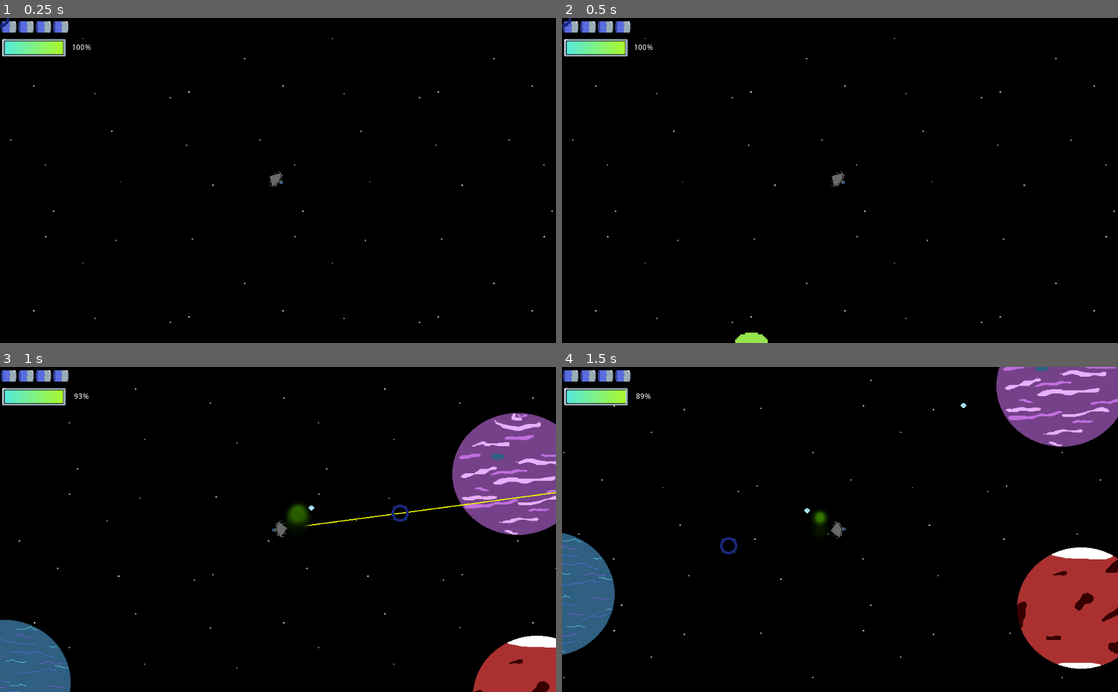
Above: before the commit, frames 1-4 (two rows, left to right).
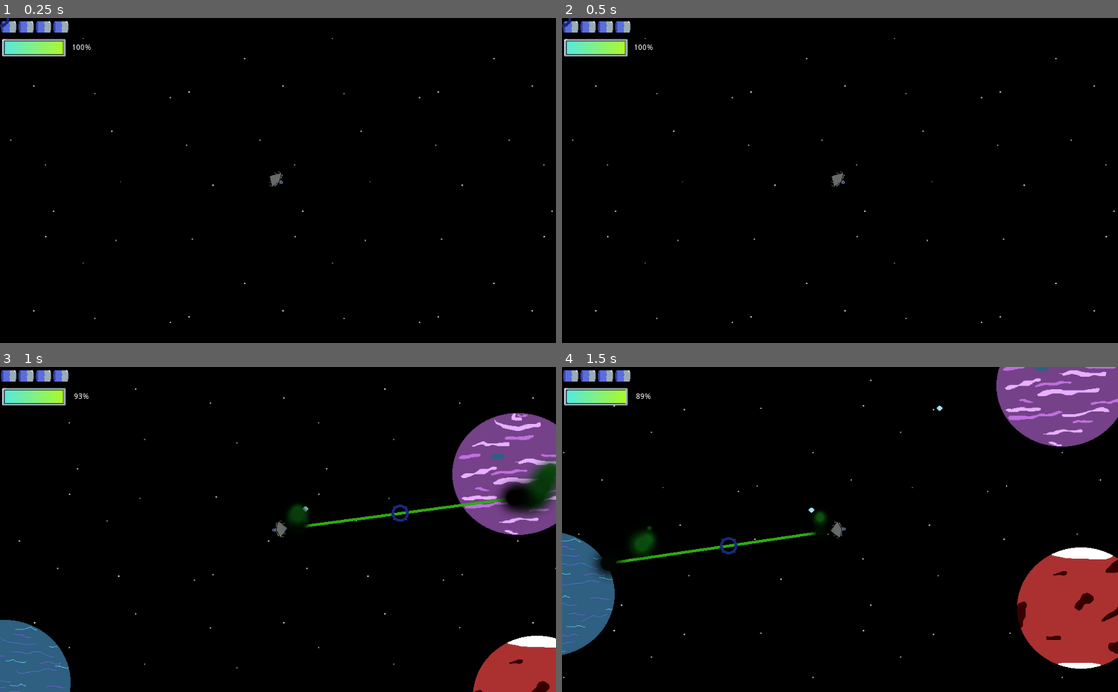
Above: after the commit, the same moments.

Repository: RafaelCaso/godotSandbox
Game: Godot game, scene res://World/World.tscn
Same seed, same stepped clock (60 frames per second), same inputs: the game is played once before the commit and once after it.
Inputs (mouse positions are in pixels of both pictures, inside the frame that each line leads up to):
- Up to frame 1 (0.25 s): no input
- Up to frame 2 (0.5 s): no input
- Up to frame 3 (1 s): tap Enter (test_button) at 0.5 s; move the mouse to (400, 513) at 0.52 s; press the mouse at (400, 513) at 0.53 s; hold Right (ui_right) from 0.53 s (still down); right-click (400, 513) at 0.8 s
- Up to frame 4 (1.5 s): move the mouse to (728, 545) at 1.27 s; release Right (ui_right) at 1.28 s; release the mouse at (728, 545) at 1.28 s; hold S (strafe_down) from 1.28 s (still down); right-click (728, 545) at 1.35 s; click (728, 545) at 1.42 s

Frame 1 is identical in both runs. In frame 2, 0.2% of the frame differs, in the area x 31-37%, y 96-100%; in frame 3, 1.7%, in the area x 52-100%, y 28-50%; in frame 4, 0.9%.

Commit message:
add pickup-able items which append string to appropriate array in PlayerState. Logic to switch between String array entries and pass string into equip_weapon method, hardcoded for now. Need to refactor to iterate through numbers and check array indeces

Diff:
--- a/Enemies/EnemyAA.tscn
+++ b/Enemies/EnemyAA.tscn
@@ -24,7 +24,7 @@
 
 [node name="EnemyAA" type="KinematicBody2D" groups=["enemies"]]
 collision_layer = 8
-collision_mask = 3
+collision_mask = 19
 script = ExtResource( 3 )
 
 [node name="CollisionShape2D" type="CollisionShape2D" parent="."]
--- /dev/null
+++ b/ItemPickup.tscn
@@ -0,0 +1,9 @@
+[gd_scene format=2]
+
+[node name="ItemPickup" type="Node"]
+
+[node name="Sprite" type="Sprite" parent="."]
+
+[node name="Area2D" type="Area2D" parent="."]
+
+[node name="CollisionShape2D" type="CollisionShape2D" parent="Area2D"]
--- a/Missile.gd
+++ b/Missile.gd
@@ -1,6 +1,8 @@
 extends KinematicBody2D
 
-var speed = 400  # This is just an example speed value.
+onready var lifeSpan = $LifeSpan;
+
+var speed = 20000
 var direction = Vector2()
 
 # This function sets the direction of the missile based on the target.
@@ -8,4 +10,20 @@
 	direction = (target_pos - global_position).normalized()
 
 func _physics_process(delta):
-	move_and_slide(direction * speed)
+	move_and_slide(direction * speed * delta);
+
+
+
+
+func _on_HitBox_body_entered(body: Node) -> void:
+	queue_free();
+	body.queue_free();
+
+
+func _on_LifeSpan_timeout() -> void:
+	var Explosion = load("res://Effects/Explosion.tscn");
+	var explosion = Explosion.instance();
+	var world = get_tree().current_scene;
+	world.add_child(explosion);
+	explosion.global_position = global_position;
+	queue_free();
--- /dev/null
+++ b/MissilePickup.gd
@@ -0,0 +1,9 @@
+extends Node2D
+
+
+
+
+
+func _on_Area2D_area_entered(_area: Area2D) -> void:
+	PlayerState.weapons.append("laser_0001");
+	queue_free();
--- /dev/null
+++ b/MissilePickup.tscn
@@ -0,0 +1,23 @@
+[gd_scene load_steps=4 format=2]
+
+[ext_resource path="res://MissilePickup.gd" type="Script" id=2]
+[ext_resource path="res://0032MissilePickUp.png" type="Texture" id=3]
+
+[sub_resource type="CapsuleShape2D" id=1]
+radius = 20.0
+height = 44.0
+
+[node name="MissilePickup" type="Node2D"]
+script = ExtResource( 2 )
+
+[node name="Sprite" type="Sprite" parent="."]
+texture = ExtResource( 3 )
+
+[node name="Area2D" type="Area2D" parent="."]
+
+[node name="CollisionShape2D" type="CollisionShape2D" parent="Area2D"]
+position = Vector2( 0, 5 )
+rotation = 1.5708
+shape = SubResource( 1 )
+
+[connection signal="area_entered" from="Area2D" to="." method="_on_Area2D_area_entered"]
--- a/Player/Player.gd
+++ b/Player/Player.gd
@@ -2,7 +2,8 @@
 
 signal change_scene(new_scene_path);
 
-#onready var LaserScene = preload("res://Weapons/TestLaser.tscn");
+var MissileScene = preload("res://UnguidedMissile.tscn")
+
 onready var baseShip = $Ship;
 onready var baseLaser = $Weapons/Lasers;
 onready var equippedLaser = null;
@@ -12,36 +13,40 @@
 onready var fusionReactorCore = $FusionReactorCore;
 onready var laserSpawnPoint = $LaserSpawnPoint;
 
-var MissileScene = preload("res://UnguidedMissile.tscn")
-
 var velocity = Vector2();
 
 func _ready() -> void:
 	PlayerStats.connect("no_health", self, "queue_free")
 	fusionReactorCore.connect("energy_changed", Hud, "_on_Player_energy_changed")
-#	laser = LaserScene.instance();
+
 	playerShip = baseShip;
 
 	playerShip.configure_ship(PlayerState.shipID);
 
 	playerSprite.texture = playerShip.sprite.texture;
 	playerSprite.global_position = global_position;
-#	add_child(laser);
+
 	equippedLaser = baseLaser;
 	equippedLaser.configure_laser(PlayerState.equippedLaserID);
 	equippedLaser.global_position = laserSpawnPoint.global_position;
 
 func _process(delta: float) -> void:
 	var mouse_pos = get_global_mouse_position();
-	var direction_to_mouse = (mouse_pos - global_position)
+	var direction_to_mouse = (mouse_pos - global_position);
 	equippedLaser.cast_to = equippedLaser.to_local(global_position + direction_to_mouse * equippedLaser.max_length);
 	equippedLaser.global_position = laserSpawnPoint.global_position;
 	rotation = direction_to_mouse.angle() + PI/2;
 
 	if Input.is_action_just_pressed("weapon1"):
-		equip_weapon("laser_0000");
+		if PlayerState.weapons.size() > 0:
+			equip_weapon(PlayerState.weapons[0])
+		else:
+			print("No laser at index 0")
 	if Input.is_action_just_pressed("weapon2"):
-		equip_weapon("laser_0001");
+		if PlayerState.weapons.size() > 1:
+			equip_weapon(PlayerState.weapons[1])
+		else:
+			print("No laser at index 1")
 
 	if Input.is_action_pressed("laser") && fusionReactorCore.has_energy(25):
 		fusionReactorCore.deplete_energy(equippedLaser.laser_energy_consumption * delta);
@@ -50,10 +55,15 @@
 		stop_laser();
 
 	if Input.is_action_just_pressed("missile"):
-		var missile_instance = MissileScene.instance();
-		missile_instance.position = position;
-		missile_instance.set_direction(get_global_mouse_position())
-		get_parent().add_child(missile_instance)
+		if PlayerState.missileStock > 0:
+			PlayerState.missileStock -= 1;
+			var missile_instance = MissileScene.instance();
+			get_parent().add_child(missile_instance);
+			missile_instance.position = position;
+			missile_instance.set_direction(mouse_pos);
+		else:
+			print("No missiles in arsenal");
+
 
 	if Input.is_action_just_pressed("change_ship_test"):
 		change_ship("ship_0001");
--- a/Player/PlayerState.gd
+++ b/Player/PlayerState.gd
@@ -1,6 +1,7 @@
 extends Node
 
 var shipID : String = "ship_0000";
-var equippedLaserID: String = "laser_0003";
+var equippedLaserID: String = "laser_0000";
 var weapons : Array = [];
 var available_ships : Array = [];
+var missileStock : int = 10;
--- /dev/null
+++ b/SpaceStation.tscn
@@ -0,0 +1,24 @@
+[gd_scene load_steps=3 format=2]
+
+[ext_resource path="res://0033SpaceStation.png" type="Texture" id=1]
+
+[sub_resource type="ParticlesMaterial" id=1]
+flag_disable_z = true
+direction = Vector3( 1, 1, 0 )
+spread = 180.0
+flatness = 1.0
+gravity = Vector3( 0, 0, 0 )
+initial_velocity = 103.82
+orbit_velocity = 0.0
+orbit_velocity_random = 0.0
+color = Color( 0.956863, 0.996078, 0.0509804, 0.454902 )
+
+[node name="SpaceStation" type="Node2D"]
+
+[node name="Sprite" type="Sprite" parent="."]
+texture = ExtResource( 1 )
+
+[node name="Particles2D" type="Particles2D" parent="."]
+amount = 81
+lifetime = 2.5
+process_material = SubResource( 1 )
--- a/UnguidedMissile.tscn
+++ b/UnguidedMissile.tscn
@@ -1,10 +1,14 @@
-[gd_scene load_steps=4 format=2]
+[gd_scene load_steps=6 format=2]
 
 [ext_resource path="res://0031MissileA.png" type="Texture" id=1]
 [ext_resource path="res://Missile.gd" type="Script" id=2]
+[ext_resource path="res://Attributes/Hitbox.tscn" type="PackedScene" id=3]
 
 [sub_resource type="CircleShape2D" id=1]
 radius = 5.23952
+
+[sub_resource type="CircleShape2D" id=2]
+radius = 5.36821
 
 [node name="UnguidedMissile" type="KinematicBody2D"]
 collision_layer = 0
@@ -17,3 +21,19 @@
 
 [node name="CollisionShape2D" type="CollisionShape2D" parent="."]
 shape = SubResource( 1 )
+
+[node name="HitBox" parent="." instance=ExtResource( 3 )]
+collision_layer = 16
+collision_mask = 8
+
+[node name="CollisionShape2D" type="CollisionShape2D" parent="HitBox"]
+shape = SubResource( 2 )
+
+[node name="LifeSpan" type="Timer" parent="."]
+process_mode = 0
+wait_time = 5.0
+one_shot = true
+autostart = true
+
+[connection signal="body_entered" from="HitBox" to="." method="_on_HitBox_body_entered"]
+[connection signal="timeout" from="LifeSpan" to="." method="_on_LifeSpan_timeout"]
--- a/Weapons/LaserDirectory.gd
+++ b/Weapons/LaserDirectory.gd
@@ -5,7 +5,7 @@
 		"name" : "The Prototype",
 		"cast_speed" : 7000.0,
 		"max_length" : 400.0,
-		"growth_time" : 0.1,
+		"growth_time" : 0.01,
 		"laser_energy_consumption" : 25,
 		"dps" : 0,
 		"laser_color" : "#32ab14"
@@ -15,17 +15,17 @@
 		"name" : "The Purple Nurple",
 		"cast_speed" : 7000.0,
 		"max_length" : 400.0,
-		"growth_time" : 0.1,
+		"growth_time" : 0.01,
 		"laser_energy_consumption" : 25,
 		"dps" : 0,
 		"laser_color" : "#b603fc"
 	},
 
-	"laser_0003" : {
+	"laser_0002" : {
 		"name" : "The Yellow Jacket",
 		"cast_speed" : 2000.0,
 		"max_length" : 600.0,
-		"growth_time" : 0.75,
+		"growth_time" : 0.01,
 		"laser_energy_consumption" : 35,
 		"dps" : 0,
 		"laser_color" : "#EFFE00"
--- a/World/World.tscn
+++ b/World/World.tscn
@@ -9,7 +9,9 @@
 [ext_resource path="res://World/0018Jupiter.png" type="Texture" id=7]
 [ext_resource path="res://World/0020PurpleJupiter.png" type="Texture" id=8]
 [ext_resource path="res://World/0019Neptune.png" type="Texture" id=9]
+[ext_resource path="res://MissilePickup.tscn" type="PackedScene" id=10]
 [ext_resource path="res://PlayerCamera.tscn" type="PackedScene" id=11]
+[ext_resource path="res://SpaceStation.tscn" type="PackedScene" id=12]
 [ext_resource path="res://WarpPopupTest.tscn" type="PackedScene" id=16]
 [ext_resource path="res://AsteroidCluster.png" type="Texture" id=17]
 [ext_resource path="res://World/World.gd" type="Script" id=19]
@@ -29,10 +31,6 @@
 remote_path = NodePath("../../../Camera2D")
 
 [node name="Enemies" type="YSort" parent="Actors"]
-
-[node name="EnemyAA" parent="Actors/Enemies" instance=ExtResource( 3 )]
-position = Vector2( 51.3116, 1482.95 )
-scale = Vector2( 2.23094, 2.46747 )
 
 [node name="EnemyAA2" parent="Actors/Enemies" instance=ExtResource( 3 )]
 position = Vector2( 17718.1, -6158.81 )
@@ -342,6 +340,13 @@
 margin_right = -304.0
 margin_bottom = -794.999
 
+[node name="MissilePickup" parent="." instance=ExtResource( 10 )]
+position = Vector2( 1174, 129 )
+
+[node name="SpaceStation" parent="." instance=ExtResource( 12 )]
+position = Vector2( 452, 2007 )
+z_index = 10
+
 [connection signal="change_scene" from="Actors/Player" to="." method="_on_Player_change_scene"]
 
 [editable path="Background/Earth"]
--- a/project.godot
+++ b/project.godot
@@ -120,7 +120,7 @@
 2d_physics/layer_2="Player"
 2d_physics/layer_3="Laser"
 2d_physics/layer_4="Enemy"
-2d_physics/layer_5="SoftCollisions"
+2d_physics/layer_5="Projectile"
 
 [physics]
 
Binary file added: 0032MissilePickUp.png
Not shown, added: 0032MissilePickUp.png.import
Binary file added: 0033SpaceStation.png
Not shown, added: 0033SpaceStation.png.import
Not shown: 1 places in World/World.tscn that only renumber resources
